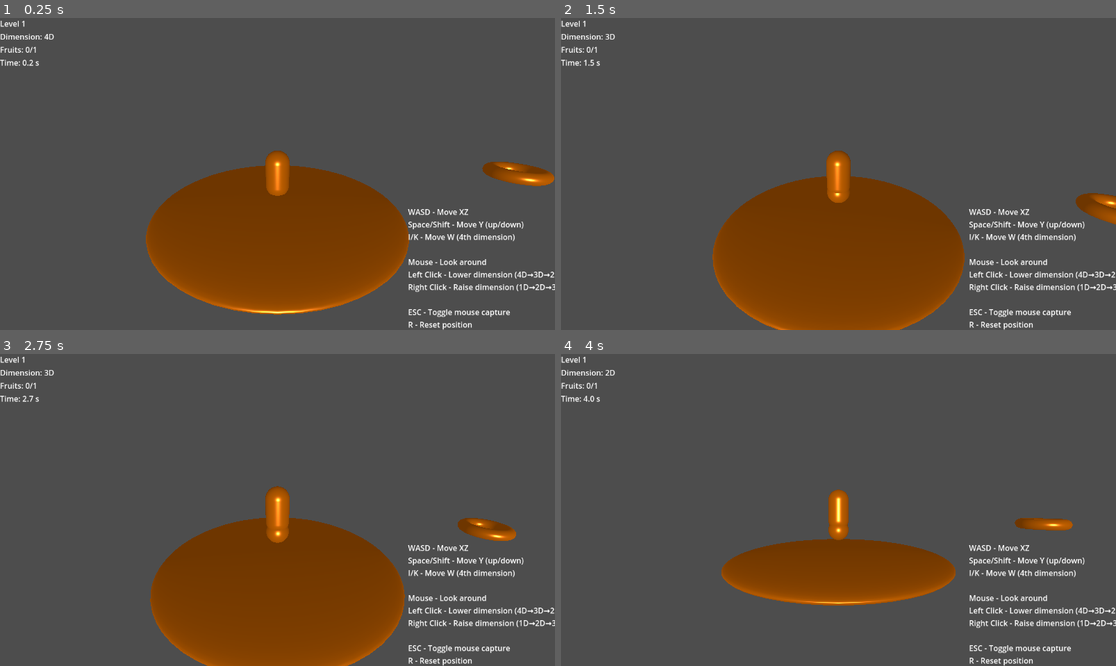
Above: before the commit, frames 1-4 (two rows, left to right).
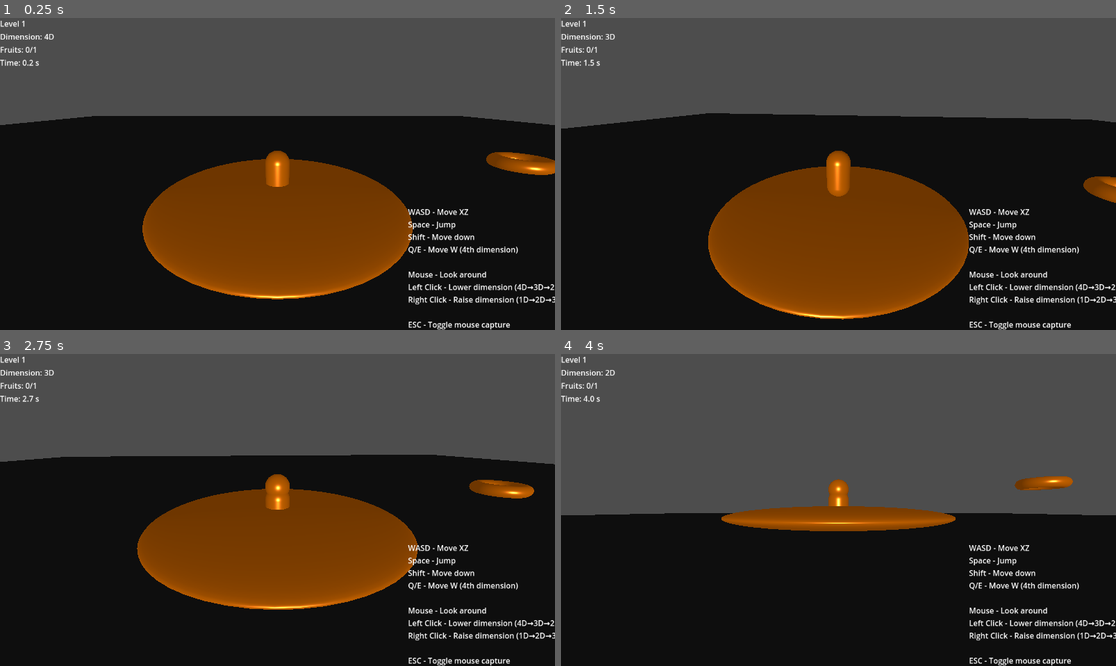
Above: after the commit, the same moments.

Repository: Iroguin/Hyperulottoukkavuus
Game: Godot game, scene res://scenes/main.tscn
The game is run twice, just before and just after one commit, with the same random seed, the same clock (stepped at 60 frames per second) and the same inputs.
Inputs (mouse positions are in pixels of both pictures, inside the frame that each line leads up to):
- Up to frame 1 (0.25 s): no input
- Up to frame 2 (1.5 s): tap Enter (ui_accept) at 0.5, 0.77 s; move the mouse to (866, 174) at 0.52 s; hold Space 0.53-1.28 s; hold Up from 0.53 s (still down); click (866, 174) at 0.67 s; tap Shift at 0.8, 1.35 s; move the mouse to (810, 174) at 1.27 s
- Up to frame 3 (2.75 s): keep holding Up; tap Enter (ui_accept) at 1.52 s; tap I at 1.55 s; move the mouse to (288, 503) at 2.02 s; hold I from 2.03 s (still down); tap E at 2.3 s
- Up to frame 4 (4 s): keep holding Up; move the mouse to (832, 516) at 2.77 s; release I at 2.78 s; tap E at 2.85 s; click (832, 516) at 2.92 s; tap Enter (ui_accept) at 3.02, 3.77 s; tap K at 3.05 s; move the mouse to (877, 513) at 3.52 s; hold K from 3.53 s (still down); tap Q at 3.8 s

The runs differ from the first frame. In frame 1, 52% of the frame differs, in the area x 0-100%, y 31-100%; in frame 2, 52%; in frame 3, 59%, in the area x 0-100%, y 32-100%; in frame 4, 50%.

Commit message:
floor and fixed movement to camera angle

Diff:
--- /dev/null
+++ b/scenes/infinite_floor.tscn
@@ -0,0 +1,8 @@
+[gd_scene load_steps=2 format=3 uid="uid://bh8vwj3n2qk7t"]
+
+[ext_resource type="Script" path="res://scripts/4d/infinite_floor_4d.gd" id="1_floor"]
+
+[node name="InfiniteFloor4D" type="Node3D"]
+script = ExtResource("1_floor")
+floor_y = -2.0
+floor_size_visual = 100.0
--- a/scenes/main.tscn
+++ b/scenes/main.tscn
@@ -6,6 +6,7 @@
 [ext_resource type="Script" uid="uid://caut3exbhkfrr" path="res://scripts/tester.gd" id="3_sugp2"]
 [ext_resource type="PackedScene" uid="uid://cfkwef15s8ye6" path="res://scenes/dimensional_fruit.tscn" id="4_tefeu"]
 [ext_resource type="Script" uid="uid://b5735vw5qn6o" path="res://scripts/4d/camera_4d_follow.gd" id="5_tbgi4"]
+[ext_resource type="PackedScene" uid="uid://bh8vwj3n2qk7t" path="res://scenes/infinite_floor.tscn" id="6_floor"]
 [ext_resource type="Script" uid="uid://co36lml6hwiel" path="res://scripts/level_manager.gd" id="7_o6xl0"]
 [ext_resource type="PackedScene" uid="uid://chd6hcfb5m7lf" path="res://scenes/level_ui.tscn" id="8_tipki"]
 
@@ -35,6 +36,8 @@
 transform = Transform3D(1, 0, 0, 0, 1, 0, 0, 0, 1, 10, 0, 0)
 position_4d = Vector4(10, 0, 0, 0)
 
+[node name="InfiniteFloor" parent="." instance=ExtResource("6_floor")]
+
 [node name="tester" type="Node3D" parent="."]
 script = ExtResource("3_sugp2")
 
@@ -50,8 +53,9 @@
 offset_right = 1152.0
 offset_bottom = 648.0
 text = "WASD - Move XZ
-Space/Shift - Move Y (up/down)
-I/K - Move W (4th dimension)
+Space - Jump
+Shift - Move down
+Q/E - Move W (4th dimension)
 
 Mouse - Look around
 Left Click - Lower dimension (4D→3D→2D→1D)
--- a/scripts/4d/collision_manager_4d.gd
+++ b/scripts/4d/collision_manager_4d.gd
@@ -7,6 +7,9 @@
 func check_collisions(obj: Object4D) -> Array[Object4D]:
 	var collisions: Array[Object4D] = []
 	var dimension = GameWorld4D.dimension_manager.current_dimension
+
+	# Check floor collision first
+	check_floor_collision(obj)
 
 	for other in get_tree().get_nodes_in_group("4d_objects"):
 		if other == obj:
@@ -25,6 +28,35 @@
 			collisions.append(other)
 
 	return collisions
+
+func check_floor_collision(obj: Object4D):
+	"""Check and resolve collision with infinite floor"""
+	var floors = get_tree().get_nodes_in_group("infinite_floor")
+	if floors.size() == 0:
+		return
+
+	var floor_obj = floors[0]  # Assume only one floor for now
+
+	if floor_obj.check_collision(obj):
+		# Push object out of floor
+		var response = floor_obj.get_collision_response(obj)
+		obj.position_4d += response
+
+		# Set is_on_ground flag for player
+		if obj.is_in_group("player") and "is_on_ground" in obj:
+			obj.is_on_ground = true
+
+		# Dampen Y velocity (bounce/friction)
+		if obj.velocity_4d.y < 0:
+			obj.velocity_4d.y *= -0.3  # Bounce with energy loss
+			# Apply friction to horizontal movement
+			obj.velocity_4d.x *= 0.95
+			obj.velocity_4d.z *= 0.95
+			obj.velocity_4d.w *= 0.95
+	else:
+		# Not on ground
+		if obj.is_in_group("player") and "is_on_ground" in obj:
+			obj.is_on_ground = false
 
 func check_hypersphere_collision(a: Object4D, b: Object4D, dimensions: int) -> bool:
 	"""Check collision in N dimensions (1D, 2D, 3D, or 4D)"""
--- /dev/null
+++ b/scripts/4d/infinite_floor_4d.gd
@@ -0,0 +1,61 @@
+# res://scripts/4d/infinite_floor_4d.gd
+extends Node3D
+class_name InfiniteFloor4D
+
+## An infinite floor in 4D space (a 3D hyperplane)
+## The floor is at a fixed Y coordinate, infinite in X, Z, and W
+
+@export var floor_y := -2.0  # Height of the floor in 4D space
+@export var floor_size_visual := 100.0  # Size of visual mesh (for display only)
+
+var floor_mesh: MeshInstance3D
+
+func _ready():
+	add_to_group("infinite_floor")
+	create_visual_mesh()
+
+func create_visual_mesh():
+	# Create a large visual plane to represent the floor
+	floor_mesh = MeshInstance3D.new()
+	add_child(floor_mesh)
+
+	var plane_mesh = PlaneMesh.new()
+	plane_mesh.size = Vector2(floor_size_visual, floor_size_visual)
+	floor_mesh.mesh = plane_mesh
+
+	# Create a simple material
+	var mat = StandardMaterial3D.new()
+	mat.albedo_color = Color(0.3, 0.3, 0.3)
+	mat.metallic = 0.2
+	mat.roughness = 0.8
+	floor_mesh.set_surface_override_material(0, mat)
+
+	# Position the visual mesh
+	floor_mesh.global_position = Vector3(0, floor_y, 0)
+
+func _process(_delta):
+	# Update visual position to follow player in X and Z
+	var player = get_tree().get_first_node_in_group("player")
+	if player:
+		var player_pos = player.global_position
+		floor_mesh.global_position = Vector3(player_pos.x, floor_y, player_pos.z)
+
+func check_collision(obj: Object4D) -> bool:
+	"""Check if object is colliding with the floor"""
+	# Floor collision is simple: object's Y position minus radius
+	var obj_bottom_y = obj.position_4d.y - obj.collision_radius_4d
+	return obj_bottom_y <= floor_y
+
+func get_collision_response(obj: Object4D) -> Vector4:
+	"""Get the collision response to push object out of floor"""
+	var penetration_depth = floor_y - (obj.position_4d.y - obj.collision_radius_4d)
+
+	if penetration_depth > 0:
+		# Push object up by penetration depth
+		return Vector4(0, penetration_depth, 0, 0)
+
+	return Vector4.ZERO
+
+func get_floor_normal() -> Vector4:
+	"""Get the floor's normal vector (always pointing up in Y)"""
+	return Vector4(0, 1, 0, 0)
--- a/scripts/player.gd
+++ b/scripts/player.gd
@@ -3,8 +3,12 @@
 class_name Player4D
 signal dimension_switch
 
-@export var move_speed := 5.0
+@export var move_speed := 10.0
 @export var drag := 0.95  # Friction/air resistance
+@export var gravity := 20.0  # Gravity acceleration (downward Y)
+@export var jump_force := 10.0  # Jump velocity
+
+var is_on_ground := false
 
 func _ready():
 	super._ready()  # Call parent's _ready()
@@ -12,30 +16,70 @@
 	print("Player4D initialized at: ", position_4d)
 
 func _process(delta):
+	apply_gravity(delta)
 	handle_movement(delta)
 
+func apply_gravity(delta):
+	# Apply gravity in the negative Y direction
+	velocity_4d.y -= gravity * delta
+
 func handle_movement(delta):
+	var dim_manager = GameWorld4D.dimension_manager
+	var current_dim = dim_manager.current_dimension
+
+	# Get input in local (camera-relative) coordinates
+	var input_local = Vector3.ZERO
+
+	# WASD movement
+	if Input.is_key_pressed(KEY_W):
+		input_local.z += 1
+	if Input.is_key_pressed(KEY_S):
+		input_local.z -= 1
+	if Input.is_key_pressed(KEY_A):
+		input_local.x -= 1
+	if Input.is_key_pressed(KEY_D):
+		input_local.x += 1
+
+	# Convert camera-relative movement to world space (only in 3D/4D)
 	var input_4d = Vector4.ZERO
 
-	# 3D Movement (WASD + Space/Ctrl)
-	if Input.is_key_pressed(KEY_W):
-		input_4d.z -= 4
-	if Input.is_key_pressed(KEY_S):
-		input_4d.z += 4
-	if Input.is_key_pressed(KEY_A):
-		input_4d.x -= 4
-	if Input.is_key_pressed(KEY_D):
-		input_4d.x += 4
-	if Input.is_key_pressed(KEY_SPACE):
-		input_4d.y += 4
+	if current_dim >= 3:
+		# Get camera to calculate forward/right directions
+		var camera = get_viewport().get_camera_3d()
+		if camera:
+			# Get camera's forward and right vectors (ignoring Y to keep movement horizontal)
+			var cam_forward = -camera.global_transform.basis.z
+			var cam_right = camera.global_transform.basis.x
+
+			# Flatten to XZ plane for horizontal movement
+			cam_forward.y = 0
+			cam_right.y = 0
+			cam_forward = cam_forward.normalized()
+			cam_right = cam_right.normalized()
+
+			# Combine input with camera directions
+			var move_dir = cam_forward * input_local.z + cam_right * input_local.x
+			input_4d.x = move_dir.x
+			input_4d.z = move_dir.z
+	else:
+		# In 1D/2D, use absolute movement (no camera rotation)
+		input_4d.x = input_local.x
+		input_4d.z = input_local.z
+
+	# Jump (only when on ground)
+	if Input.is_key_pressed(KEY_SPACE) and is_on_ground:
+		velocity_4d.y = jump_force
+		is_on_ground = false
+
+	# Manual down movement (Shift)
 	if Input.is_key_pressed(KEY_SHIFT):
-		input_4d.y -= 4
+		input_4d.y -= 1
 
-	# 4D Movement (I/K for W-axis)
+	# 4D Movement (Q/E for W-axis)
 	if Input.is_key_pressed(KEY_I) or Input.is_key_pressed(KEY_E):
-		input_4d.w += 4
+		input_4d.w += 1
 	if Input.is_key_pressed(KEY_K) or Input.is_key_pressed(KEY_Q):
-		input_4d.w -= 4
+		input_4d.w -= 1
 
 	# Apply movement
 	if input_4d.length() > 0:
Not shown, added: hypertetrahedron.blend.import
Not shown: 1 places in scenes/main.tscn that only renumber resources
Not shown, added: scripts/4d/infinite_floor_4d.gd.uid
